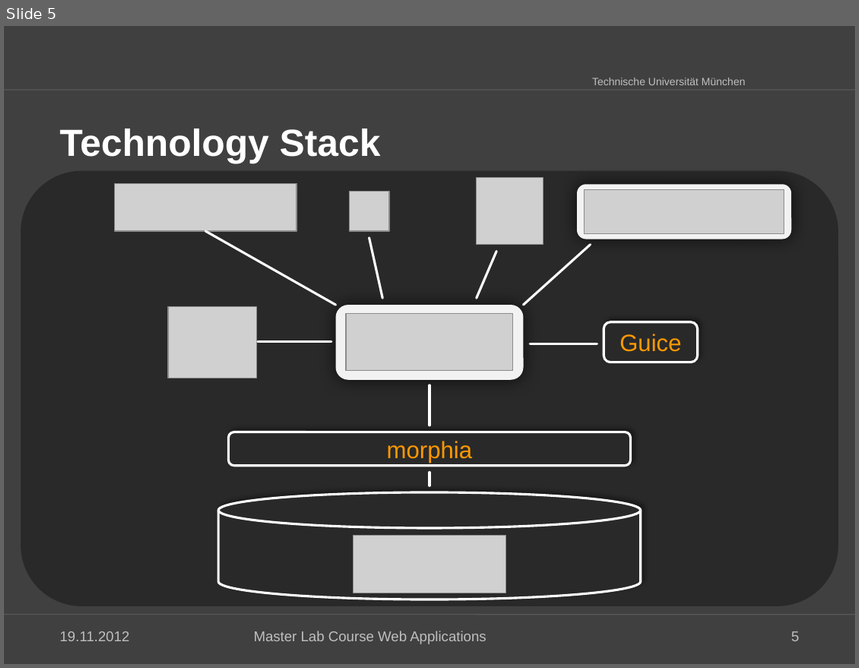
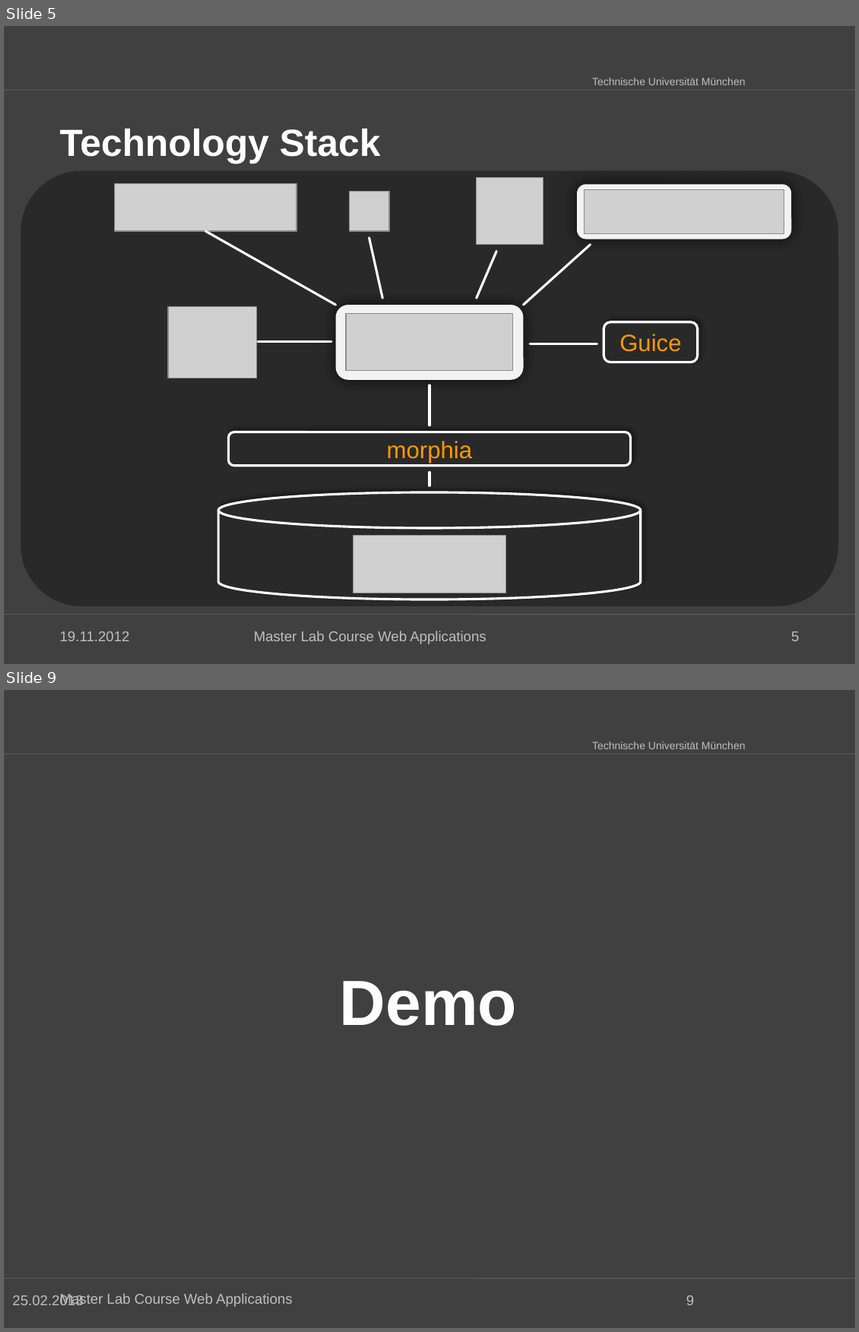
Before and after one commit to kneczaj/pi-puppids, a slide deck: docs/group4_Final_Presentation.pptx. Shown one above the other, each under a label of ours: slide 5 before the commit, slides 5 and 9 after it; the slides between them are not shown. The pictures are 859x668 and 859x1332 pixels, drawn with LibreOffice and Linux fonts; fonts in the diff are those of the drawing; grey boxes stand for pictures; background and template pictures are left out. Boxes give left, top, right and bottom in pixels: in the first picture for what was removed or moved away, otherwise in the second. Text is boxed around its words. In the diff, an @@ line names an element or a change of style, - is before the commit and + after.

```diff
--- a/docs/group4_Final_Presentation.pptx
+++ b/docs/group4_Final_Presentation.pptx
@@ slide 9 added at [4,690,855,1328], background #404040; not listed: 3 template elements that a slide beside it also shows @@
@@ title added at [340,981,517,1026], 54 pt, text #FFFFFF, bold @@
+Demo
@@ text added at [12,1294,83,1306], 12 pt, text #BFBFBF @@
+25.02.2013
@@ text added at [59,1293,292,1307], 12 pt, text #BFBFBF @@
+Master Lab Course Web Applications
@@ page number added at [686,1296,694,1306], 12 pt, text #BFBFBF @@
+9
```
Also in this commit, not shown: 3 slides changed, 3 other slides added.
